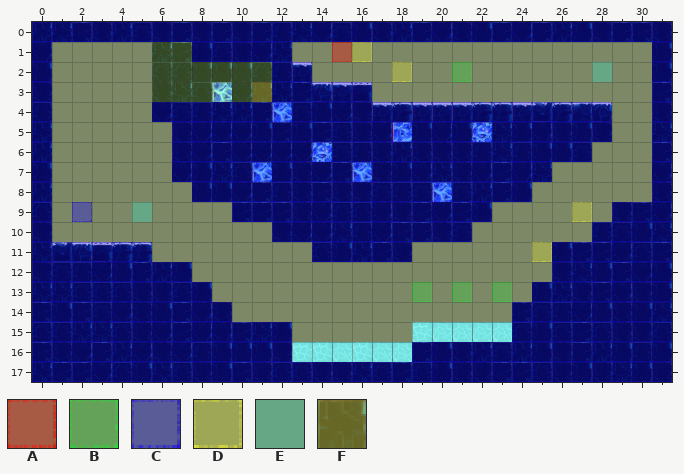
A Tiled map gets an edit: Spellington/src/res/map/mapPlains38.tmx. This is how it looked before the edit.
Cells are 50x50 px. Shown: x 0..31, y 0..17.
Key: from "collisionTile": A 0, B 1, C 3, D 4, E 6, F 7.
_ is an empty cell.
Layers that did not change in this view are not listed.
Layer "event" before, first column x 0:
 0 ________________________________
 1 _______________AD_______________
 2 __________________D__B______E___
 3 ___________F____________________
 4 ________________________________
 5 ________________________________
 6 ________________________________
 7 ________________________________
 8 ________________________________
 9 __C__E_____________________D____
10 ________________________________
11 _________________________D______
12 ________________________________
13 ___________________B_B_B________
14 ________________________________
15 ________________________________
16 ________________________________
17 ________________________________
Now the later version:
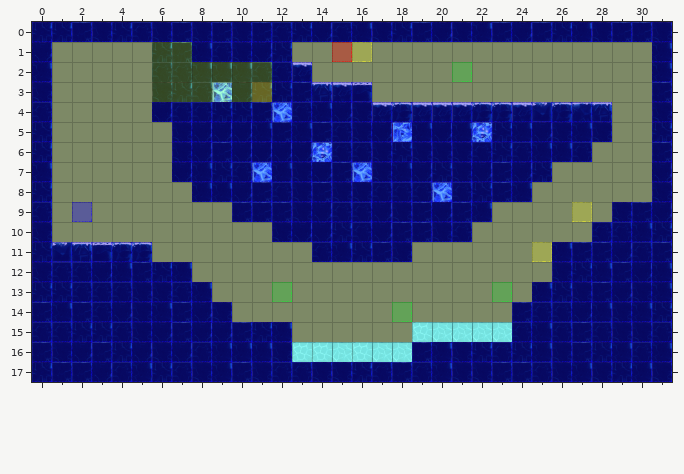
See-through tiles are keyed as they look on the map.
From old to new:
Layer "event":
Tile B now appears in row 13 at x 12; in row 14 at x 18.
Tile B is removed in row 13 at x 19 and 21.
Tile D is removed in row 2 at x 18.
Tile E is removed in row 2 at x 28; in row 9 at x 5.
Boxes around the changes in both pictures, in picture pixels (x1, y1, x2, y2):
removed: (392, 62, 412, 82)
removed: (592, 62, 612, 82)
removed: (132, 202, 152, 222)
added: (272, 282, 292, 302)
changed: (392, 282, 432, 322)
removed: (452, 282, 472, 302)
